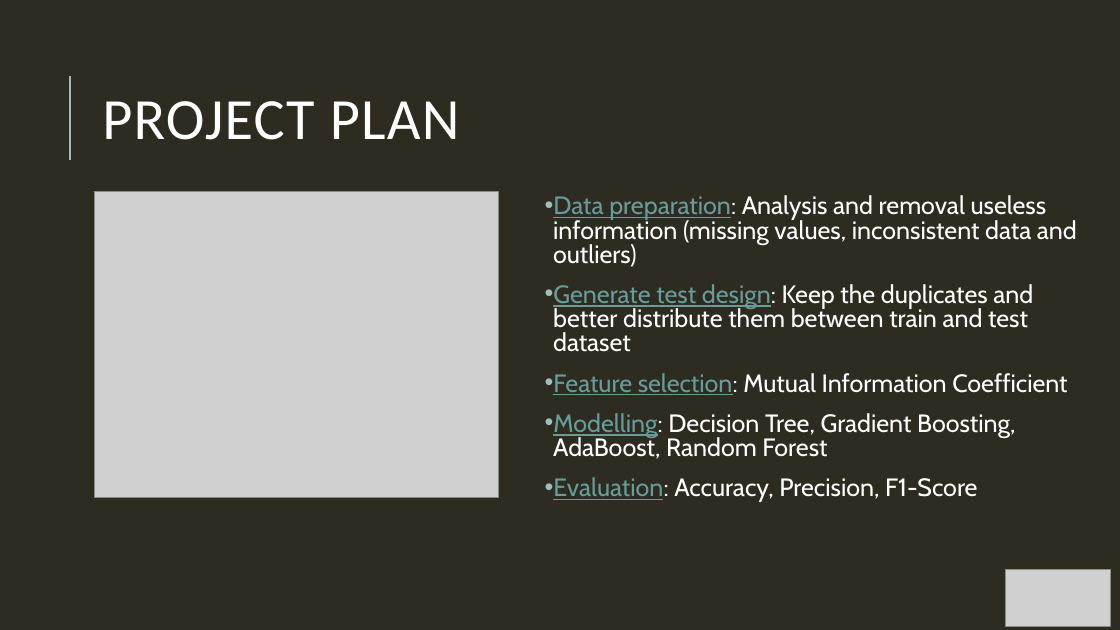
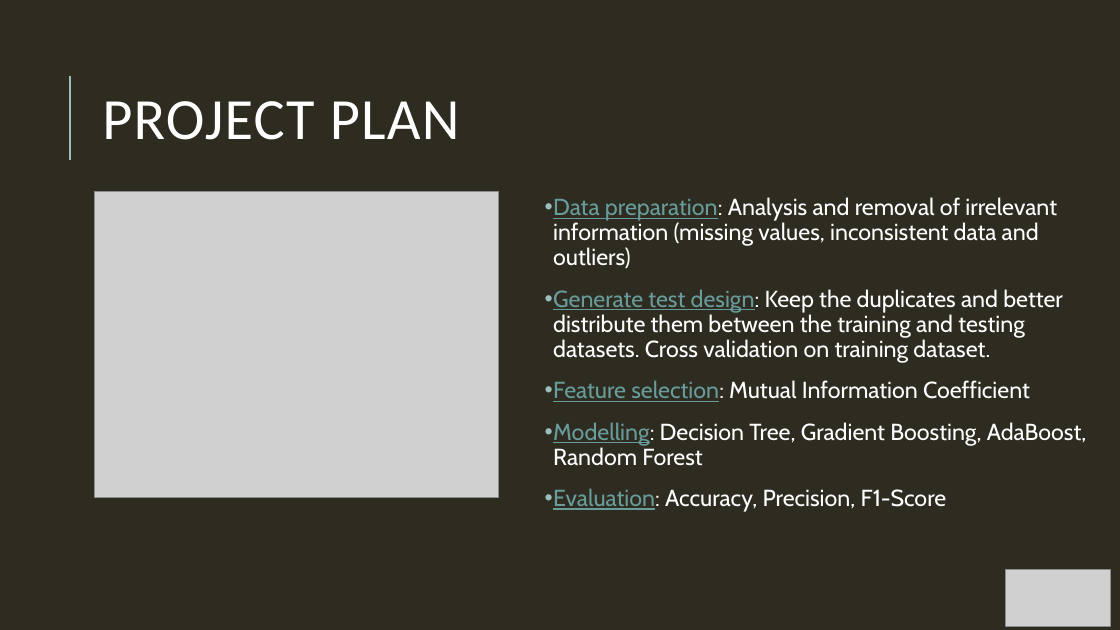
Before and after one commit to Debs86/Business_Cases_Projects, a slide deck: slide 5 of BC2/GroupD_BC2_Presentation.pptx. Drawn at 1120x630 pixels with LibreOffice and Linux fonts; fonts in the diff are those of the drawing; grey boxes stand for pictures. Boxes give left, top, right and bottom in pixels: in the first picture for what was removed or moved away, otherwise in the second. Text is boxed around its words. In the diff, an @@ line names an element or a change of style, - is before the commit and + after.

```diff
--- a/BC2/GroupD_BC2_Presentation.pptx
+++ b/BC2/GroupD_BC2_Presentation.pptx
@@ text at <box>553,197,1063,363</box>: text changed; size 21.5 to 19.9 pt @@
-• Data preparation: Analysis and removal useless information (missing values, inconsistent data and outliers)
-• Generate test design: Keep the duplicates and better distribute them between train and test dataset
+• Data preparation: Analysis and removal of irrelevant information (missing values, inconsistent data and outliers)
+• Generate test design: Keep the duplicates and better distribute them between the training and testing datasets. Cross validation on training dataset.
@@ text at <box>553,380,1087,512</box>: size 21.5 to 19.9 pt in "Feature selection: Mutual Information Coefficient", "Modelling: Decision Tree, Gradient Boosting, AdaBoost, Rando ...", "Evaluation: Accuracy, Precision, F1-Score"; line spacing 0.8 to 0.9 @@
```
Also in this commit, not shown: 1 other slide changed.
